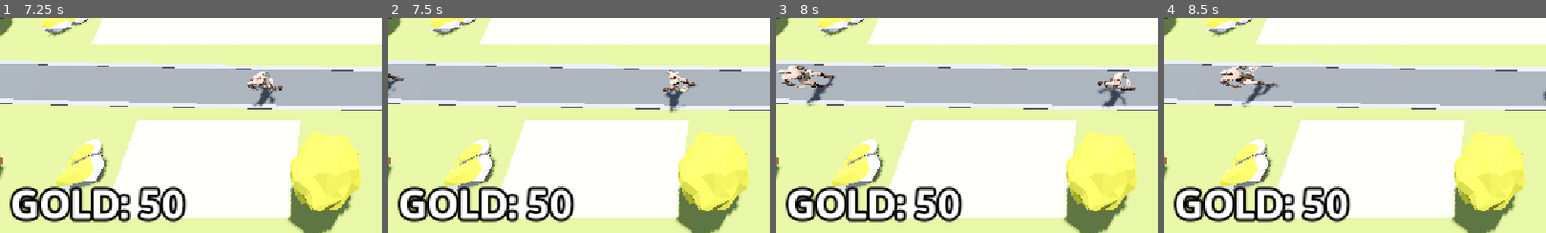
Above: before the commit, frames 1-4 (left to right).
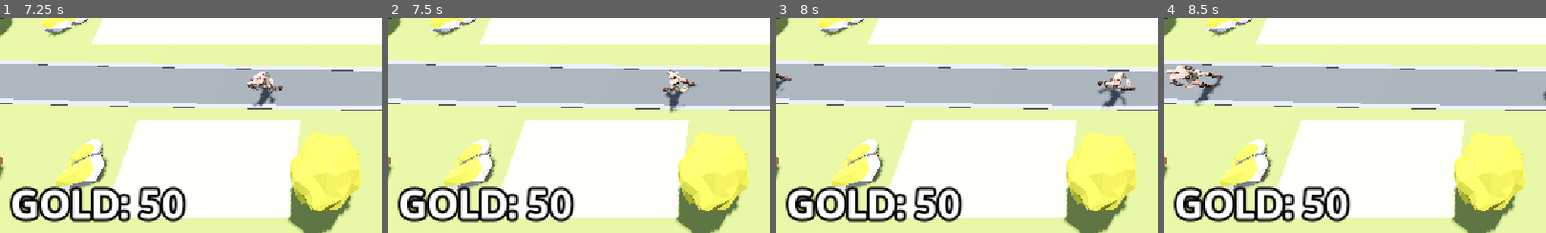
Above: after the commit, the same moments.

Repository: CoolGeorge12/Barbarian-Blaster
Game: Godot game, scene res://BaseLevel.tscn
Two runs of this game, one before a commit and one after it. Both use one fixed random seed, a clock stepped at 60 frames per second and the inputs below.
Inputs (mouse positions are % of the whole screen's width and height, from its top left):
- Up to frame 1 (7.25 s): tap Enter at 0.5, 2 s; move the mouse to (72, 45) at 0.52 s; press the mouse at (72, 45) at 0.53 s; tap Space at 1.25 s; move the mouse to (30, 55) at 1.27 s; release the mouse at (30, 55) at 1.28 s; click (30, 55) at 1.35 s; move the mouse to (60, 28) at 2.02 s; press the mouse at (60, 28) at 2.03 s; move the mouse to (45, 70) at 2.77 s; release the mouse at (45, 70) at 2.78 s; click (45, 70) at 2.85 s; move the mouse to (80, 65) at 3.52 s; press the mouse at (80, 65) at 3.53 s; move the mouse to (20, 35) at 4.27 s; release the mouse at (20, 35) at 4.28 s; click (20, 35) at 4.35 s; move the mouse to (55, 50) at 5.02 s; press the mouse at (55, 50) at 5.03 s; move the mouse to (35, 25) at 5.77 s; release the mouse at (35, 25) at 5.78 s; click (35, 25) at 5.85 s; move the mouse to (72, 45) at 6.52 s; press the mouse at (72, 45) at 6.53 s
- Up to frame 2 (7.5 s): move the mouse to (30, 55) at 7.27 s; release the mouse at (30, 55) at 7.28 s; click (30, 55) at 7.35 s
- Up to frame 3 (8 s): no input
- Up to frame 4 (8.5 s): move the mouse to (60, 28) at 8.02 s; press the mouse at (60, 28) at 8.03 s
The pictures show only the part of the screen within x 0-50%, y 49-99%; the shares and areas given below are measured in that part.

Frame 1 is identical in both runs. In frame 2, 0.2% of the frame differs, in the area x 0-5%, y 25-36%; in frame 3, 1.1%; in frame 4, 2.0%, in the area x 0-31%, y 21-42%.

Commit message:
Tweak DifficultyManager curve values
Adjust curve limits and data in DifficultyManager to broaden and increase difficulty scaling. Updated difficulty_manager.tscn: first curve limits changed from [0.25, 3.0, 0.0, 1.0] to [0.3, 3.5, 0.0, 1.0] with corresponding _data point modifications; second curve limits changed from [10.0, 150.0, 0.0, 1.0] to [40.0, 200.0, 0.0, 1.0] and its _data values were adjusted (e.g. 110.0 -> 427.56033, end point moved to ~175). These changes increase the range and output values used for difficulty progression.

Diff:
--- a/barbarian-blaster/DifficultyManager/difficulty_manager.tscn
+++ b/barbarian-blaster/DifficultyManager/difficulty_manager.tscn
@@ -3,13 +3,13 @@
 [ext_resource type="Script" uid="uid://dn7xsqx0w4ur3" path="res://DifficultyManager/difficulty_manager.gd" id="1_ab1g6"]
 
 [sub_resource type="Curve" id="Curve_ab1g6"]
-_limits = [0.25, 3.0, 0.0, 1.0]
-_data = [Vector2(0, 3), 0.0, 0.10590012, 0, 0, Vector2(1, 0.25), -7.6107416, 0.0, 0, 0]
+_limits = [0.3, 3.5, 0.0, 1.0]
+_data = [Vector2(0, 3.5), 0.0, 0.10590012, 0, 0, Vector2(1, 0.3), -3.8337517, 0.0, 0, 0]
 point_count = 2
 
 [sub_resource type="Curve" id="Curve_4w8ng"]
-_limits = [10.0, 150.0, 0.0, 1.0]
-_data = [Vector2(0, 40), 0.0, 110.0, 0, 1, Vector2(1, 150), 110.0, 0.0, 1, 0]
+_limits = [40.0, 200.0, 0.0, 1.0]
+_data = [Vector2(0, 40), 0.0, 427.56033, 0, 0, Vector2(1, 175), 328.0652, 0.0, 0, 0]
 point_count = 2
 
 [node name="DifficultyManager" type="Node" unique_id=372703424]
